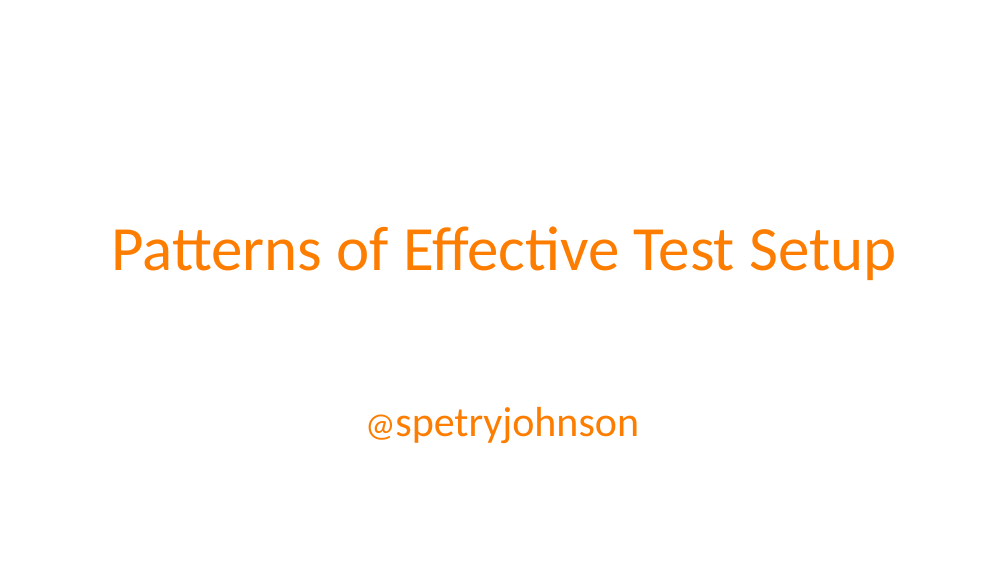
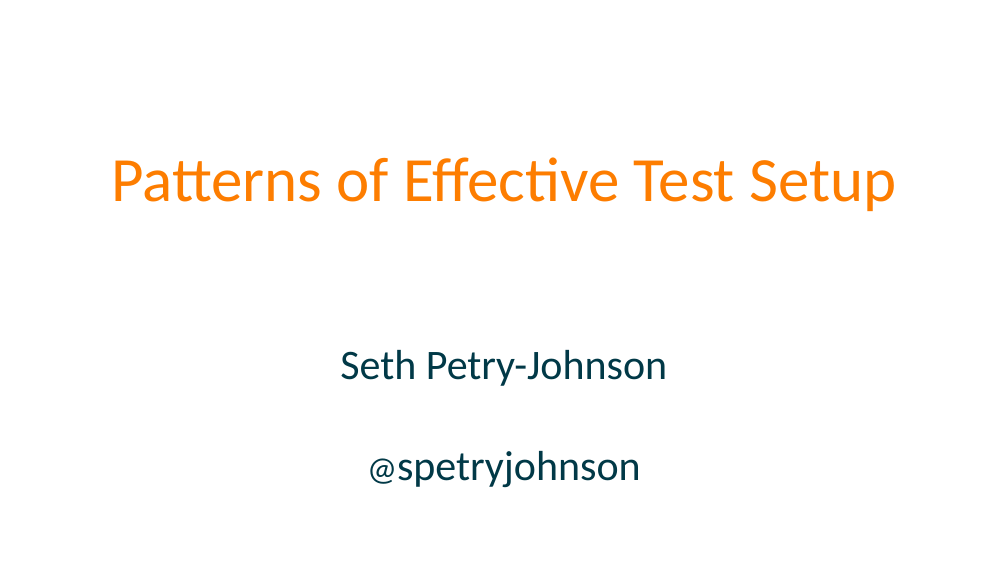
Before and after one commit to spetryjohnson/Talk-Patterns_of_Effective_Test_Setup, a slide deck: slide 1 of POETS - CodeMash 2017.pptx. Drawn at 1008x567 pixels with LibreOffice and Linux fonts; fonts in the diff are those of the drawing. Boxes give left, top, right and bottom in pixels: in the first picture for what was removed or moved away, otherwise in the second. Text is boxed around its words. In the diff, an @@ line names an element or a change of style, - is before the commit and + after.

```diff
--- a/POETS - CodeMash 2017.pptx
+++ b/POETS - CodeMash 2017.pptx
@@ title "Patterns of Effective Test Setup": place and size @@
-title "Patterns of Effective Test Setup" at box(111, 226, 896, 280)
+title "Patterns of Effective Test Setup" at box(111, 157, 896, 211)
@@ text "Seth Petry-Johnson": place and size @@
-text "Seth Petry-Johnson" at box(395, 407, 639, 444)
+text "Seth Petry-Johnson" at box(340, 350, 667, 488)
@@ text at box(340, 350, 667, 386): paragraph added @@
+Seth Petry-Johnson
@@ text at box(397, 451, 641, 488): text colour #FD7D00 to #013947 in "@spetryjohnson"; alignment left to centre @@
```
Also in this commit, not shown: 15 other slides changed, 2 slides added, 2 slides removed, 1 other file.
